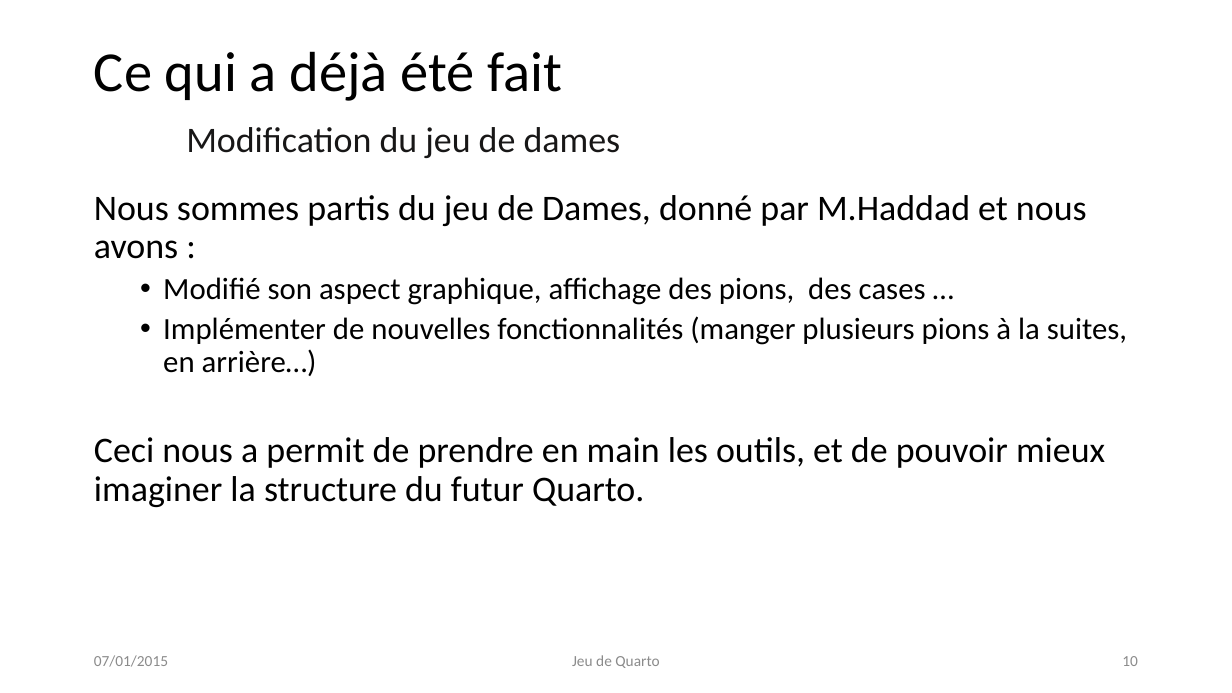
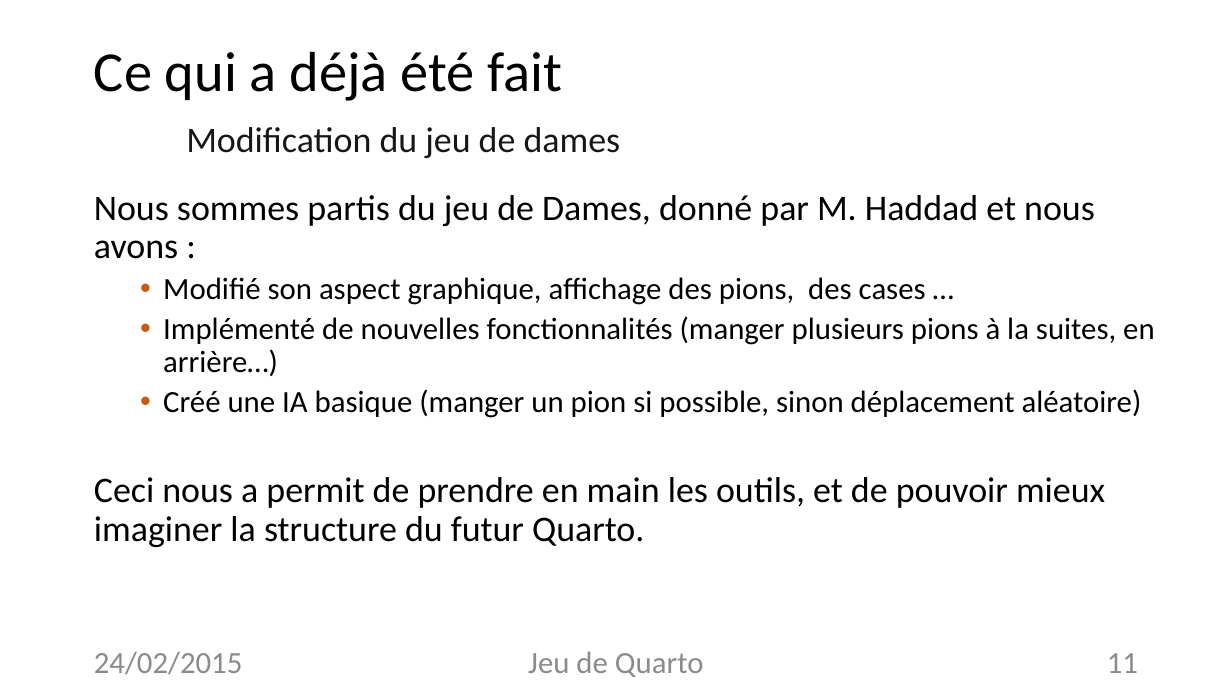
Before and after one commit to Quarto-Projet/Quarto, a slide deck: slide 11 of Diapo-&-co/150224 P4 Info 1.pptx (slide 10 before the commit). Drawn at 1232x693 pixels with LibreOffice and Linux fonts; fonts in the diff are those of the drawing. Boxes give left, top, right and bottom in pixels: in the first picture for what was removed or moved away, otherwise in the second. Text is boxed around its words. In the diff, an @@ line names an element or a change of style, - is before the commit and + after.

Commit message:
MAJ powerpoint

```diff
--- a/Diapo-&-co/150224 P4 Info 1.pptx
+++ b/Diapo-&-co/150224 P4 Info 1.pptx
@@ text at (94, 195, 1095, 259): spaces changed @@
-Nous sommes partis du jeu de Dames, donné par M.Haddad et nous avons :
+Nous sommes partis du jeu de Dames, donné par M. Haddad et nous avons :
@@ text at (163, 316, 1154, 418): text changed @@
-  • Implémenter de nouvelles fonctionnalités (manger plusieurs pions à la suites, en arrière…)
+  • Implémenté de nouvelles fonctionnalités (manger plusieurs pions à la suites, en arrière…)
+  • Créé une IA basique (manger un pion si possible, sinon déplacement aléatoire)
@@ text at (94, 651, 243, 674): text changed; size 12 to 24 pt @@
-07/01/2015
+24/02/2015
@@ text "Jeu de Quarto" at (528, 651, 704, 677): size 12 to 24 pt @@
@@ page number at (1107, 653, 1138, 673): text changed; size 12 to 24 pt @@
-10
+11
```
Also in this commit, not shown: 13 other slides changed, 1 slide added.
